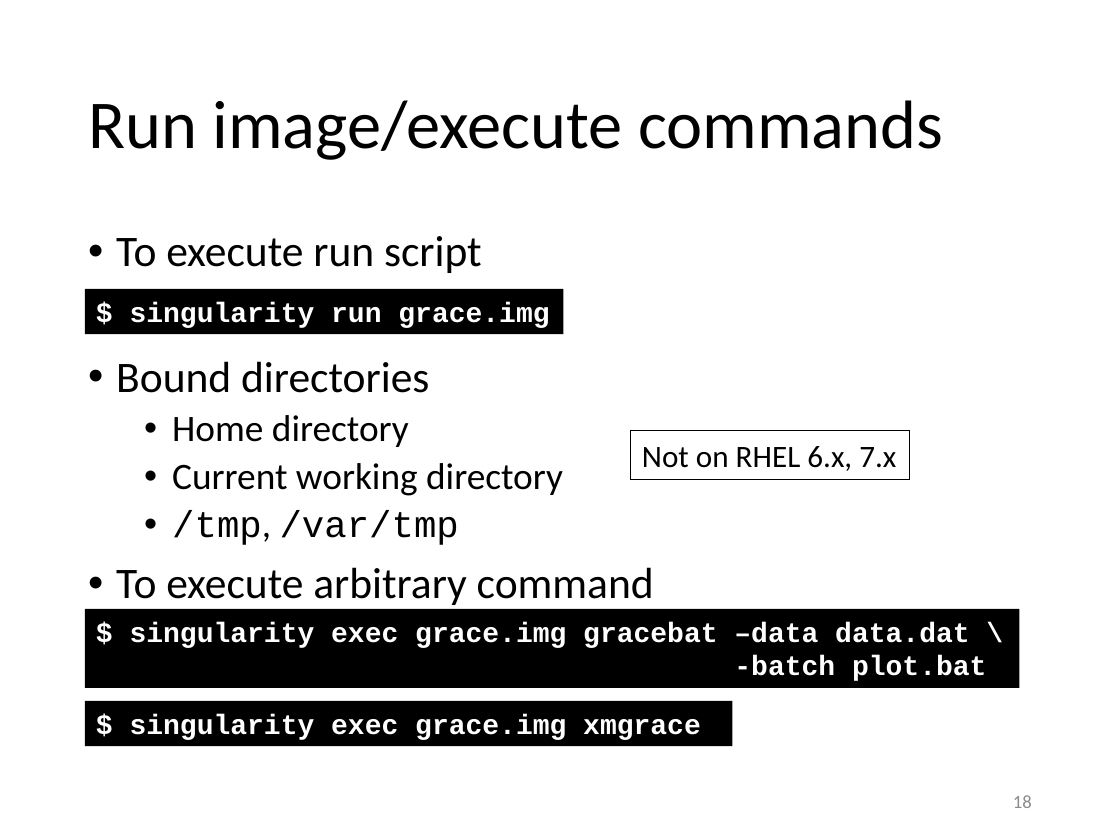
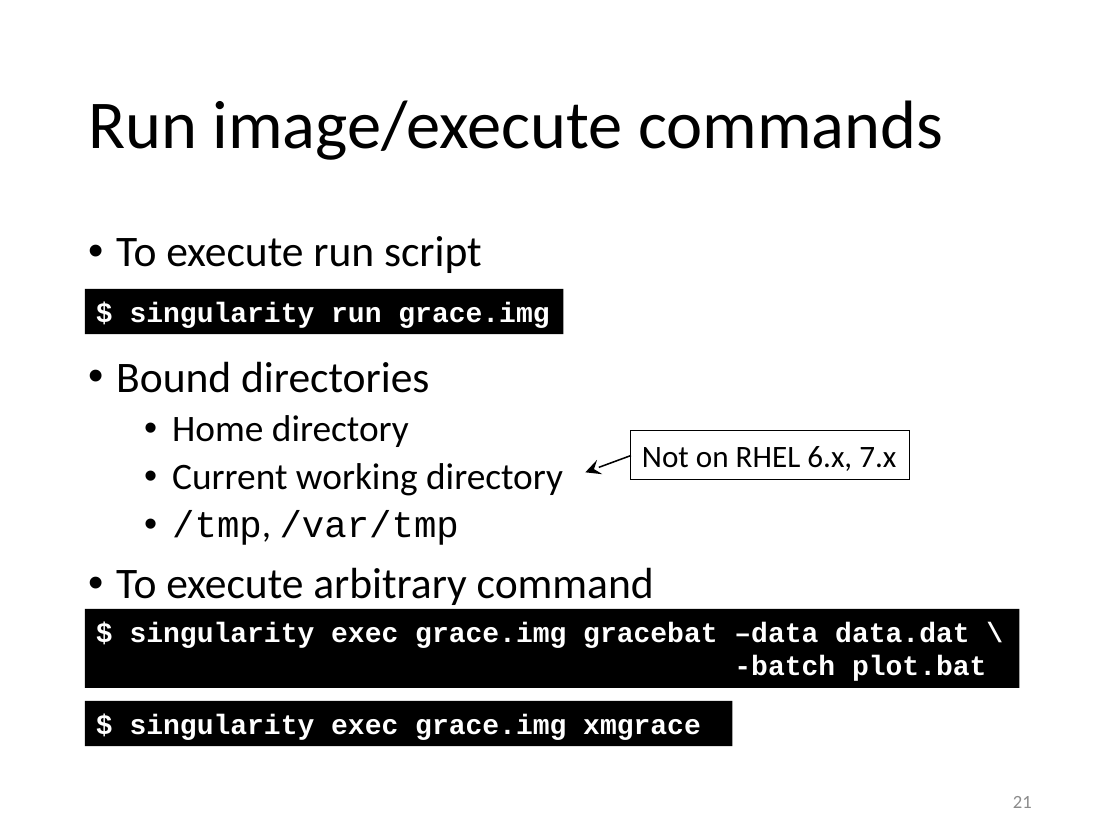
Before and after one commit to gjbex/training-material, a slide deck: slide 21 of Virtualization/singularity.pptx (slide 18 before the commit). Drawn at 1120x840 pixels with LibreOffice and Linux fonts; fonts in the diff are those of the drawing. Boxes give left, top, right and bottom in pixels: in the first picture for what was removed or moved away, otherwise in the second. Text is boxed around its words. In the diff, an @@ line names an element or a change of style, - is before the commit and + after.

```diff
--- a/Virtualization/singularity.pptx
+++ b/Virtualization/singularity.pptx
@@ arrow added from (631, 456) to (586, 473), #000000 1 pt @@
@@ page number at <box>1013,796,1032,808</box>: text changed @@
-18
+21
```
Also in this commit, not shown: 14 other slides changed, 4 slides added.
